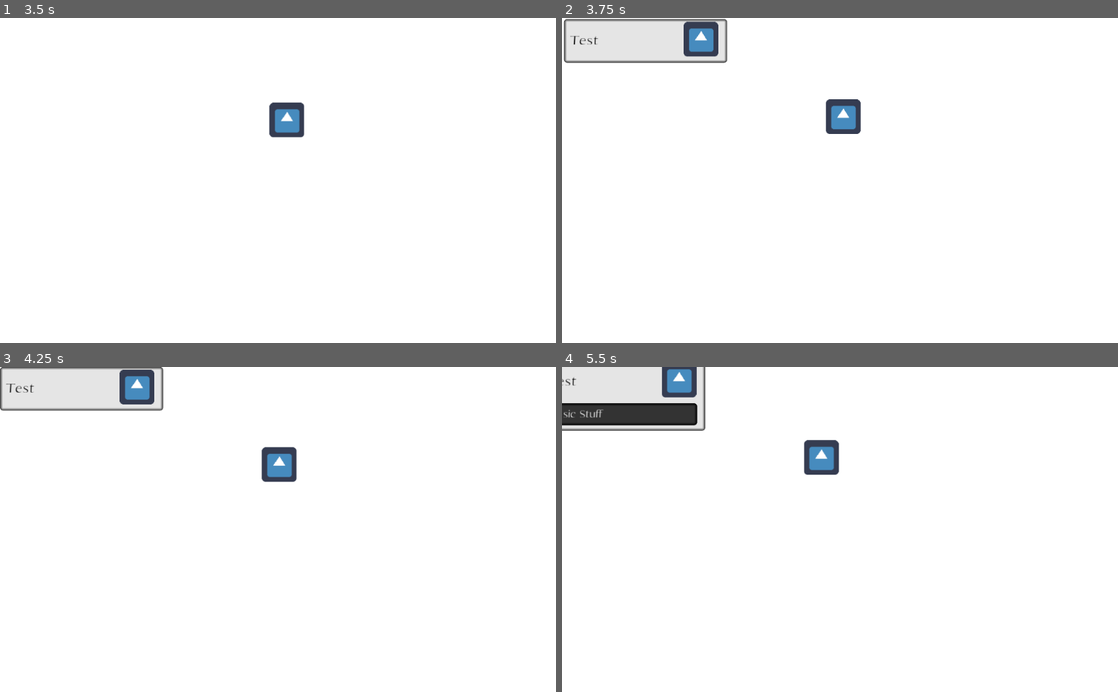
Above: before the commit, frames 1-4 (two rows, left to right).
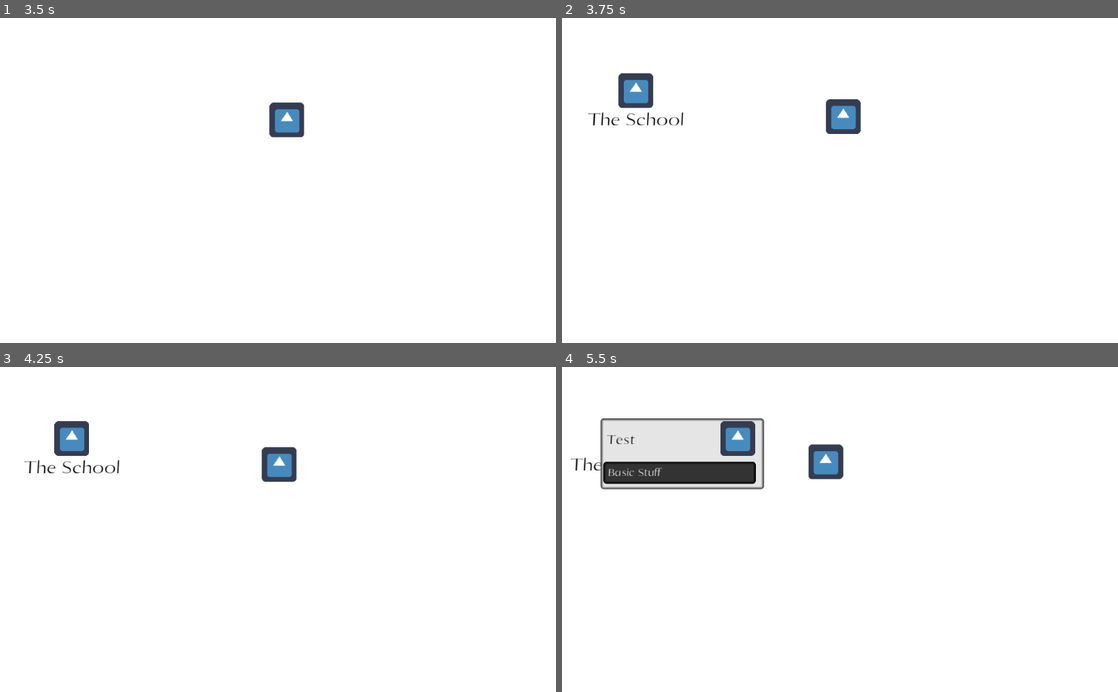
Above: after the commit, the same moments.

Repository: AndreMoukarzel/Grana-Preta
Game: Godot game, scene res://OpeningMenu.tscn
The game is run twice, just before and just after one commit, with the same random seed, the same clock (stepped at 60 frames per second) and the same inputs. The engine's default icon, where the game draws it, is replaced by a stand-in: a white triangle on a blue panel in a dark square.
Inputs (mouse positions are in pixels of both pictures, inside the frame that each line leads up to):
- Up to frame 1 (3.5 s): tap Enter at 0.5 s; move the mouse to (400, 164) at 0.52 s; press the mouse at (400, 164) at 0.53 s; release the mouse at (400, 164) at 1.25 s; tap Space at 1.25 s; drag from (166, 196) to (250, 245) at 1.27 s; move the mouse to (333, 109) at 2.02 s; press the mouse at (333, 109) at 2.03 s; release the mouse at (333, 109) at 2.75 s; click (261, 203) at 2.75 s
- Up to frame 2 (3.75 s): click (851, 118) at 3.5 s
- Up to frame 3 (4.25 s): no input
- Up to frame 4 (5.5 s): click (634, 438) at 4.25 s, where only the run after the commit has a clickable "The School"; click "Subject" at 5 s

Frame 1 is identical in both runs. In frame 2, 4.9% of the frame differs, in the area x 0-30%, y 0-34%; in frame 3, 4.8%; in frame 4, 11%, in the area x 0-51%, y 0-38%.

Commit message:
Add base working Theme

Diff:
--- a/project.godot
+++ b/project.godot
@@ -17,7 +17,7 @@
 
 config/name="Grana Preta"
 run/main_scene="res://OpeningMenu.tscn"
-config/icon="res://icon.png"
+config/icon="res://school/lock.png"
 
 [display]
 
--- a/school/School.gd
+++ b/school/School.gd
@@ -4,7 +4,7 @@
 
 
 func _on_TextureButton_pressed():
-	instance_test_subject()
+	instance_test_theme()
 
 
 func add_lesson(lesson_name, lesson_content):
@@ -28,3 +28,12 @@
 
 	add_child(Subject)
 	Subject.setup(300, db.get_subject_name(0), db.get_subject_icon(0), db.get_subject_info(0))
+
+
+func instance_test_theme():
+	var db = load("res://school/SchoolDB.gd").new()
+	var Theme = load("res://school/Themes/Theme.tscn").instance()
+
+	Theme.rect_position = Vector2(100, 100)
+	add_child(Theme)
+	Theme.setup(db.get_theme_name(0), db.get_theme_icon(0))
--- a/school/School.tscn
+++ b/school/School.tscn
@@ -1,7 +1,7 @@
 [gd_scene load_steps=4 format=2]
 
 [ext_resource path="res://school/School.gd" type="Script" id=1]
-[ext_resource path="res://school/ThemeTree.tscn" type="PackedScene" id=2]
+[ext_resource path="res://school/Themes/ThemeTree.tscn" type="PackedScene" id=2]
 [ext_resource path="res://icon.png" type="Texture" id=3]
 
 [node name="School" type="Control"]
--- a/school/Theme.tscn
+++ /dev/null
@@ -1,21 +0,0 @@
-[gd_scene format=2]
-
-[node name="Theme" type="TextureButton" index="0"]
-
-anchor_left = 0.0
-anchor_top = 0.0
-anchor_right = 0.0
-anchor_bottom = 0.0
-margin_right = 40.0
-margin_bottom = 40.0
-rect_pivot_offset = Vector2( 0, 0 )
-rect_clip_content = false
-focus_mode = 2
-mouse_filter = 0
-mouse_default_cursor_shape = 0
-size_flags_horizontal = 1
-size_flags_vertical = 1
-toggle_mode = false
-enabled_focus_mode = 2
-shortcut = null
-group = null
--- /dev/null
+++ b/school/Themes/Theme.gd
@@ -0,0 +1,48 @@
+extends TextureButton
+
+const SCHOOL_DB = preload("res://school/SchoolDB.gd")
+
+var title
+
+
+func setup(name, icon, locked=false):
+#	var icon_path = str("res://school/Themes/", name, ".png")
+#	var icon2check = File.new()
+#	var has_icon = icon2check.file_exists(icon_path)
+
+	self.title = name
+#	if has_icon:
+#		texture_normal = load(icon_path)
+	if icon:
+		texture_normal = load(icon)
+	if locked:
+		$Lock.set_position(texture_normal.get_size()/2)
+		$Lock.show()
+		# Probably should make icon being separated from Theme node, so I can darken it's modulate withouth affecting the lock
+
+	$Label.text = name
+	yield(get_tree(),"idle_frame") # needs to wait for Label's rect_size to update
+	$Label.rect_position = Vector2((texture_normal.get_size().x - $Label.rect_size.x)/2, texture_normal.get_size().y)
+
+
+func get_all_subjects():
+	var db = SCHOOL_DB.new()
+	var subjects = db.get_theme_info(db.get_theme_id(title))
+	var all_subjects = []
+
+	for sub in subjects:
+		var id = db.get_subject_id(sub)
+		var icon = db.get_subject_icon(id)
+		var info = db.get_subject_info(id)
+
+		all_subjects.append([sub, icon, info])
+	return all_subjects
+
+
+func _on_Theme_pressed():
+	var Subject = load("res://school/Subjects/Subject.tscn").instance()
+	var subjects = get_all_subjects()
+
+	for subject in subjects:
+		add_child(Subject)
+		Subject.setup(300, subject[0], subject[1], subject[2])
--- /dev/null
+++ b/school/Themes/Theme.tscn
@@ -0,0 +1,37 @@
+[gd_scene load_steps=6 format=2]
+
+[ext_resource path="res://icon.png" type="Texture" id=1]
+[ext_resource path="res://school/Themes/Theme.gd" type="Script" id=2]
+[ext_resource path="res://school/lock.png" type="Texture" id=3]
+[ext_resource path="res://school/Lessons/LessonFont.otf" type="DynamicFontData" id=4]
+
+[sub_resource type="DynamicFont" id=1]
+size = 40
+use_filter = true
+font_data = ExtResource( 4 )
+
+[node name="Theme" type="TextureButton"]
+margin_right = 40.0
+margin_bottom = 40.0
+texture_normal = ExtResource( 1 )
+script = ExtResource( 2 )
+
+[node name="Lock" type="Sprite" parent="."]
+visible = false
+position = Vector2( 32, 32 )
+texture = ExtResource( 3 )
+__meta__ = {
+"_edit_lock_": true
+}
+
+[node name="Label" type="Label" parent="."]
+margin_top = 64.0
+margin_right = 68.0
+margin_bottom = 107.0
+custom_fonts/font = SubResource( 1 )
+custom_colors/font_color = Color( 0, 0, 0, 1 )
+text = "Title"
+align = 1
+valign = 1
+
+[connection signal="pressed" from="." to="." method="_on_Theme_pressed"]
--- a/school/ThemeTree.tscn
+++ b/school/Themes/ThemeTree.tscn
@@ -1,6 +1,6 @@
 [gd_scene load_steps=4 format=2]
 
-[ext_resource path="res://school/ThemeTree.gd" type="Script" id=1]
+[ext_resource path="res://school/Themes/ThemeTree.gd" type="Script" id=1]
 [ext_resource path="res://SwipeHandler.tscn" type="PackedScene" id=2]
 
 [sub_resource type="StyleBoxFlat" id=1]
Renamed: school/ThemeTree.gd -> school/Themes/ThemeTree.gd
Binary file added: school/lock.png
Not shown, added: school/lock.png.import
